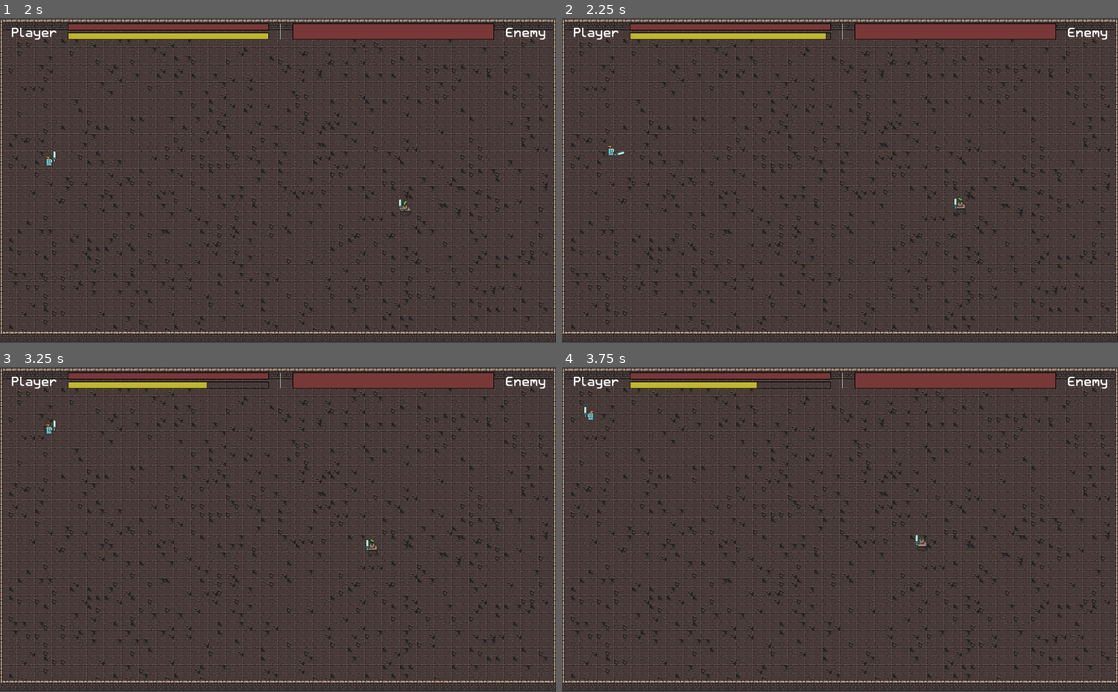
Above: before the commit, frames 1-4 (two rows, left to right).
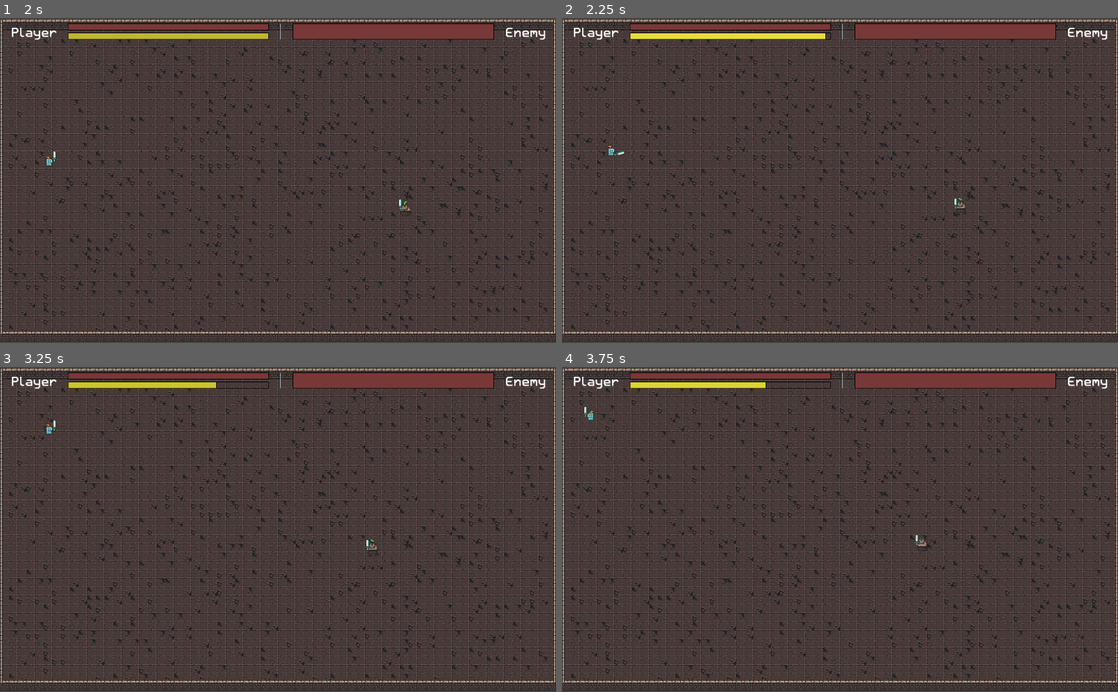
Above: after the commit, the same moments.

Repository: josephmbustamante/ludum-dare-45
Game: Godot game, scene res://Scenes/LevelUp.tscn
The game is run twice, just before and just after one commit, with the same random seed, the same clock (stepped at 60 frames per second) and the same inputs. This scene is started directly instead of the project's main scene.
Inputs (mouse positions are in pixels of both pictures, inside the frame that each line leads up to):
- Up to frame 1 (2 s): click "Confirm" at 0.5 s; click "FIGHT!" at 1.25 s
- Up to frame 2 (2.25 s): move the mouse to (812, 245) at 2.02 s; hold W (up) from 2.03 s (still down); click (812, 245) at 2.1 s
- Up to frame 3 (3.25 s): keep holding W (up); tap J (dash) at 2.3, 2.85 s; move the mouse to (444, 578) at 2.77 s; click (444, 578) at 2.92 s; tap L (dodge, bound only after the commit) at 3.05 s
- Up to frame 4 (3.75 s): move the mouse to (673, 480) at 3.52 s; release W (up) at 3.53 s; hold Left (left) from 3.53 s (still down); tap L (dodge, bound only after the commit) at 3.6 s

Frame 1 is identical in both runs. In frame 2, 0.6% of the frame differs, in the area x 12-48%, y 4-7%; in frame 3, less than 0.1%; in frame 4, 0.4%.

Commit message:
Update stamina regen

Diff:
--- a/Scenes/BattleUI.tscn
+++ b/Scenes/BattleUI.tscn
@@ -47,21 +47,22 @@
 text = "Player"
 
 [node name="PlayerBars" type="VBoxContainer" parent="Rows/Columns"]
-margin_left = 111.0
+margin_left = 105.0
 margin_right = 475.0
-margin_bottom = 33.0
+margin_bottom = 30.0
 size_flags_horizontal = 3
 
 [node name="PlayerHealthBar" parent="Rows/Columns/PlayerBars" instance=ExtResource( 4 )]
 margin_left = 0.0
-margin_right = 364.0
+margin_right = 370.0
+margin_bottom = 13.0
 size_flags_vertical = 3
 
 [node name="PlayerStaminaBar" parent="Rows/Columns/PlayerBars" instance=ExtResource( 4 )]
 margin_left = 0.0
-margin_top = 18.0
-margin_right = 364.0
-margin_bottom = 33.0
+margin_top = 17.0
+margin_right = 370.0
+margin_bottom = 30.0
 size_flags_vertical = 3
 custom_styles/fg = SubResource( 1 )
 
--- a/Scenes/Player.tscn
+++ b/Scenes/Player.tscn
@@ -2,11 +2,11 @@
 
 [ext_resource path="res://Scripts/Player.gd" type="Script" id=1]
 [ext_resource path="res://Assets/Sprites/knight_m_idle_anim_f3.png" type="Texture" id=2]
-[ext_resource path="res://Assets/Sprites/knight_m_hit_anim_f0.png" type="Texture" id=3]
-[ext_resource path="res://Assets/Sprites/knight_m_run_anim_f0.png" type="Texture" id=4]
-[ext_resource path="res://Assets/Sprites/knight_m_run_anim_f1.png" type="Texture" id=5]
-[ext_resource path="res://Assets/Sprites/knight_m_run_anim_f2.png" type="Texture" id=6]
-[ext_resource path="res://Assets/Sprites/knight_m_run_anim_f3.png" type="Texture" id=7]
+[ext_resource path="res://Assets/Sprites/knight_m_run_anim_f0.png" type="Texture" id=3]
+[ext_resource path="res://Assets/Sprites/knight_m_run_anim_f1.png" type="Texture" id=4]
+[ext_resource path="res://Assets/Sprites/knight_m_run_anim_f2.png" type="Texture" id=5]
+[ext_resource path="res://Assets/Sprites/knight_m_run_anim_f3.png" type="Texture" id=6]
+[ext_resource path="res://Assets/Sprites/knight_m_hit_anim_f0.png" type="Texture" id=7]
 [ext_resource path="res://Scenes/Weapon.tscn" type="PackedScene" id=8]
 [ext_resource path="res://Resources/HitAnimation.tres" type="Animation" id=9]
 
@@ -17,14 +17,14 @@
 "name": "idle",
 "speed": 12.0
 }, {
-"frames": [ ExtResource( 3 ) ],
+"frames": [ ExtResource( 3 ), ExtResource( 4 ), ExtResource( 5 ), ExtResource( 6 ) ],
+"loop": true,
+"name": "run",
+"speed": 12.0
+}, {
+"frames": [ ExtResource( 7 ) ],
 "loop": true,
 "name": "hit",
-"speed": 12.0
-}, {
-"frames": [ ExtResource( 4 ), ExtResource( 5 ), ExtResource( 6 ), ExtResource( 7 ) ],
-"loop": true,
-"name": "run",
 "speed": 12.0
 } ]
 
--- a/Scripts/BattleUI.gd
+++ b/Scripts/BattleUI.gd
@@ -15,7 +15,7 @@
 	enemy_health = max_health
 	enemy_health_bar.initialize_health_bar(max_health)
 
-func handle_player_stamina_changed(new_stamina: int):
+func handle_player_stamina_changed(new_stamina: float):
 	player_stamina_bar.change_health_bar_value(new_stamina)
 
 func handle_player_health_changed(new_health: int):
--- a/Scripts/Player.gd
+++ b/Scripts/Player.gd
@@ -11,9 +11,11 @@
 export (int) var base_speed = 75
 export (bool) var input_enabled = true;
 
-export (int) var attack_stamina_cost = 10
-export (int) var dash_stamina_cost = 20
-export (int) var stamina_per_second = 20
+export (int) var attack_stamina_cost = 10.0
+export (int) var dash_stamina_cost = 20.0
+export (int) var dodge_stamina_cost = 20.0
+export (int) var stamina_per_second = 10.0
+export (float) var stamina_regen = 0
 
 var dash_multiplier = 1
 
@@ -31,8 +33,11 @@
 
 func _process(delta: float) -> void:
 	if stamina < PlayerVariables.stats[PlayerVariables.PLAYER_STATS.stamina]["start_value"]:
-		print(delta, stamina_per_second, delta * stamina_per_second)
-		update_stamina(delta * stamina_per_second)
+		if stamina_regen >= 1.0:
+			update_stamina(stamina_regen)
+			stamina_regen = 0
+		else:
+			stamina_regen += 1.0 * delta * stamina_per_second
 	if input_enabled:
 		var velocity = Vector2()  # The player's movement vector.
 		if Input.is_action_pressed("right"):
@@ -79,7 +84,8 @@
 			$Weapon.attack()
 			$AttackCooldown.start()
 
-		if Input.is_key_pressed(KEY_L) && $RollCooldown.is_stopped() && $AttackCooldown.is_stopped():
+		if Input.is_action_just_pressed("dodge") && $RollCooldown.is_stopped() && $AttackCooldown.is_stopped() && stamina >= dodge_stamina_cost:
+			update_stamina(-dodge_stamina_cost)
 			$RollCooldown.start()
 			$RollEffect.start()
 
@@ -98,6 +104,6 @@
 	health -= damage
 	emit_signal("player_health_changed", health)
 
-func update_stamina(stamina_change: int):
-	stamina += stamina_change
+func update_stamina(stamina_change: float):
+	stamina += stamina_change * 1.0
 	emit_signal("player_stamina_changed", stamina)
--- a/Scripts/PlayerVariables.gd
+++ b/Scripts/PlayerVariables.gd
@@ -21,10 +21,10 @@
 		"increment": 1,
 	},
 	PLAYER_STATS.stamina: {
-		"start_value": 100,
-		"current_value": 100,
-		"max_value": 200,
-		"increment": 10,
+		"start_value": 100.0,
+		"current_value": 100.0,
+		"max_value": 200.0,
+		"increment": 10.0,
 	},
 	PLAYER_STATS.speed: {
 		"start_value": 1,
--- a/project.godot
+++ b/project.godot
@@ -50,6 +50,11 @@
 , Object(InputEventKey,"resource_local_to_scene":false,"resource_name":"","device":0,"alt":false,"shift":false,"control":false,"meta":false,"command":false,"pressed":false,"scancode":68,"unicode":0,"echo":false,"script":null)
  ]
 }
+click={
+"deadzone": 0.5,
+"events": [ Object(InputEventMouseButton,"resource_local_to_scene":false,"resource_name":"","device":0,"alt":false,"shift":false,"control":false,"meta":false,"command":false,"button_mask":0,"position":Vector2( 0, 0 ),"global_position":Vector2( 0, 0 ),"factor":1.0,"button_index":1,"pressed":false,"doubleclick":false,"script":null)
+ ]
+}
 attack={
 "deadzone": 0.5,
 "events": [ Object(InputEventMouseButton,"resource_local_to_scene":false,"resource_name":"","device":0,"alt":false,"shi …(212 unchanged characters)…
@@ -58,8 +63,13 @@
 }
 dash={
 "deadzone": 0.5,
-"events": [ Object(InputEventMouseButton,"resource_local_to_scene":false,"resource_name":"","device":0,"alt":false,"shift":false,"control":false,"meta":false,"command":false,"button_mask":0,"position":Vector2( 0, 0 ),"global_position":Vector2( 0, 0 ),"factor":1.0,"button_index":2,"pressed":false,"doubleclick":false,"script":null)
-, Object(InputEventKey,"resource_local_to_scene":false,"resource_name":"","device":0,"alt":false,"shift":false,"control":false,"meta":false,"command":false,"pressed":false,"scancode":74,"unicode":0,"echo":false,"script":null)
+"events": [ Object(InputEventKey,"resource_local_to_scene":false,"resource_name":"","device":0,"alt":false,"shift":false,"control":false,"meta":false,"command":false,"pressed":false,"scancode":74,"unicode":0,"echo":false,"script":null)
+, Object(InputEventMouseButton,"resource_local_to_scene":false,"resource_name":"","device":0,"alt":false,"shift":false,"control":false,"meta":false,"command":false,"button_mask":0,"position":Vector2( 0, 0 ),"global_position":Vector2( 0, 0 ),"factor":1.0,"button_index":2,"pressed":false,"doubleclick":false,"script":null)
+ ]
+}
+dodge={
+"deadzone": 0.5,
+"events": [ Object(InputEventKey,"resource_local_to_scene":false,"resource_name":"","device":0,"alt":false,"shift":false,"control":false,"meta":false,"command":false,"pressed":false,"scancode":76,"unicode":0,"echo":false,"script":null)
  ]
 }
 
Not shown: 1 places in Scenes/BattleUI.tscn that only renumber resources
